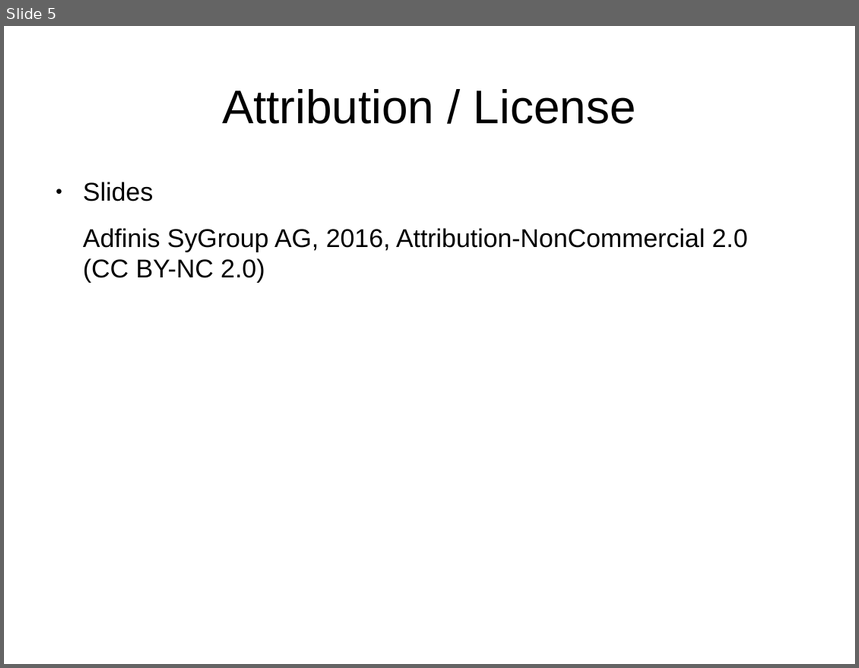
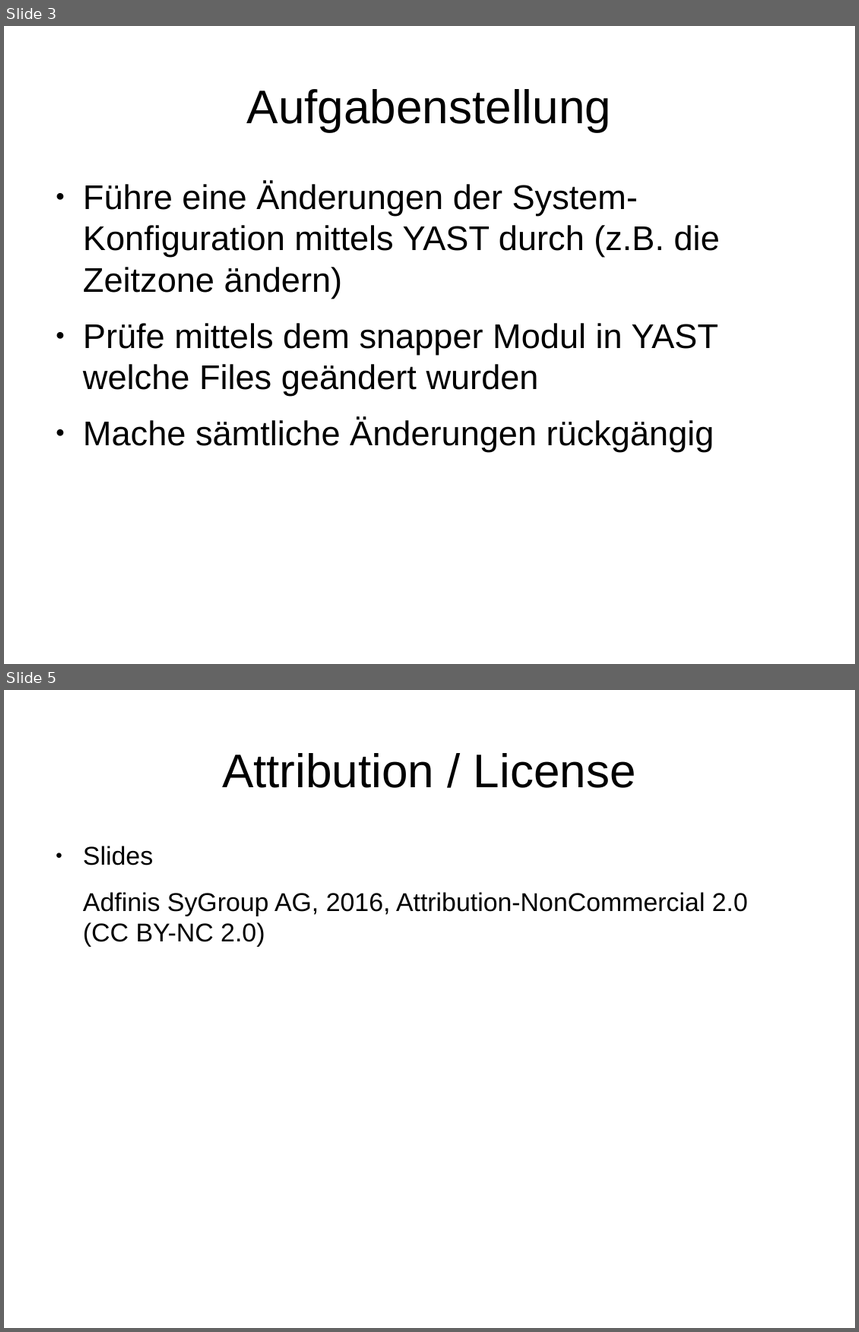
Before and after one commit to adfinis/adsy-trainings, a slide deck: SSA_SUSE-System-Administration/1006_snapper/modul_snapper_1006_03_handson.odp. Shown one above the other, each under a label of ours: slide 5 before the commit, slides 3 and 5 after it; the slides between them are not shown. The pictures are 859x668 and 859x1332 pixels, drawn with LibreOffice and Linux fonts; fonts in the diff are those of the drawing. Boxes give left, top, right and bottom in pixels: in the first picture for what was removed or moved away, otherwise in the second. Text is boxed around its words. In the diff, an @@ line names an element or a change of style, - is before the commit and + after.

Commit message:
update module snapper

```diff
--- a/SSA_SUSE-System-Administration/1006_snapper/modul_snapper_1006_03_handson.odp
+++ b/SSA_SUSE-System-Administration/1006_snapper/modul_snapper_1006_03_handson.odp
@@ slide 3 added at [4,26,855,664], background #FFFFFF @@
@@ title added at [247,89,611,132], 44 pt, text #000000 @@
+Aufgabenstellung
@@ text added at [83,183,720,452], 32 pt, text #000000 @@
+● Führe eine Änderungen der System-Konfiguration mittels YAST durch (z.B. die Zeitzone ändern)
+● Prüfe mittels dem snapper Modul in YAST welche Files geändert wurden
+● Mache sämtliche Änderungen rückgängig
```
Also in this commit, not shown: 2 slides changed, 1 other slide added, 2 slides removed, 2 other files.
